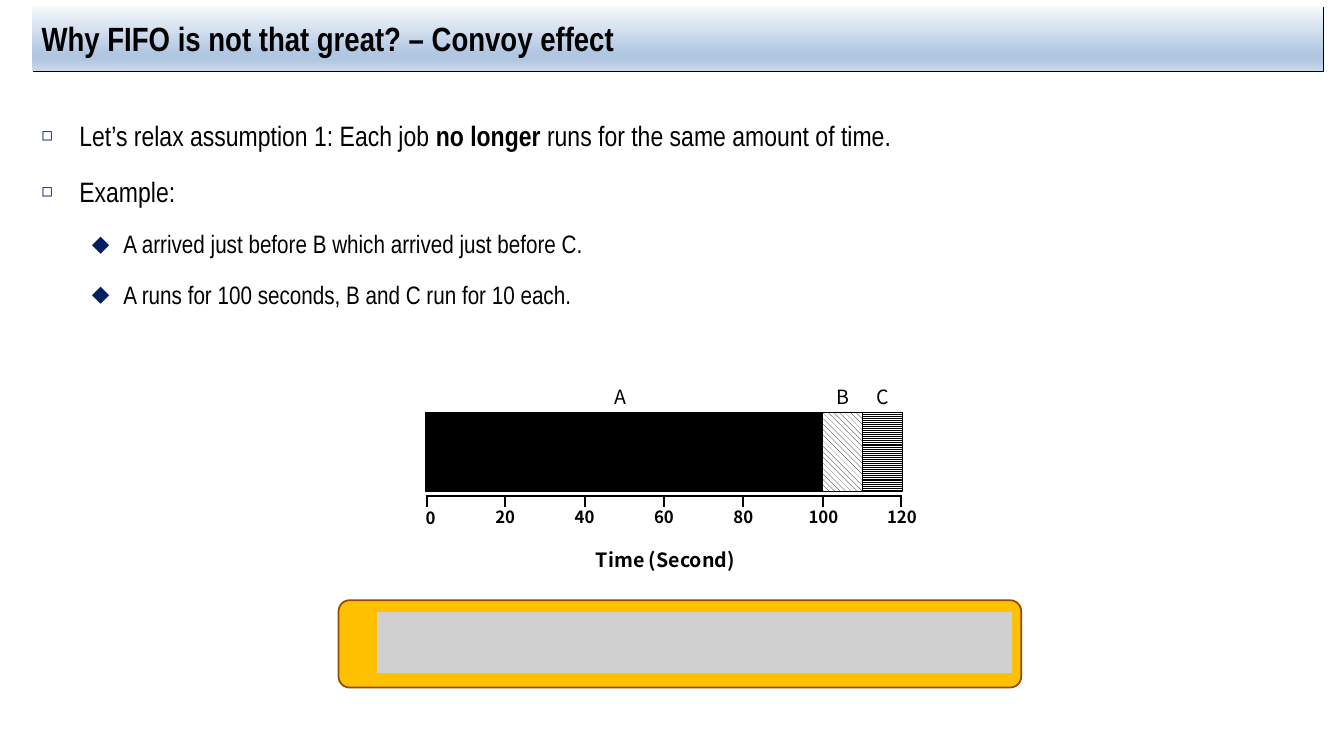
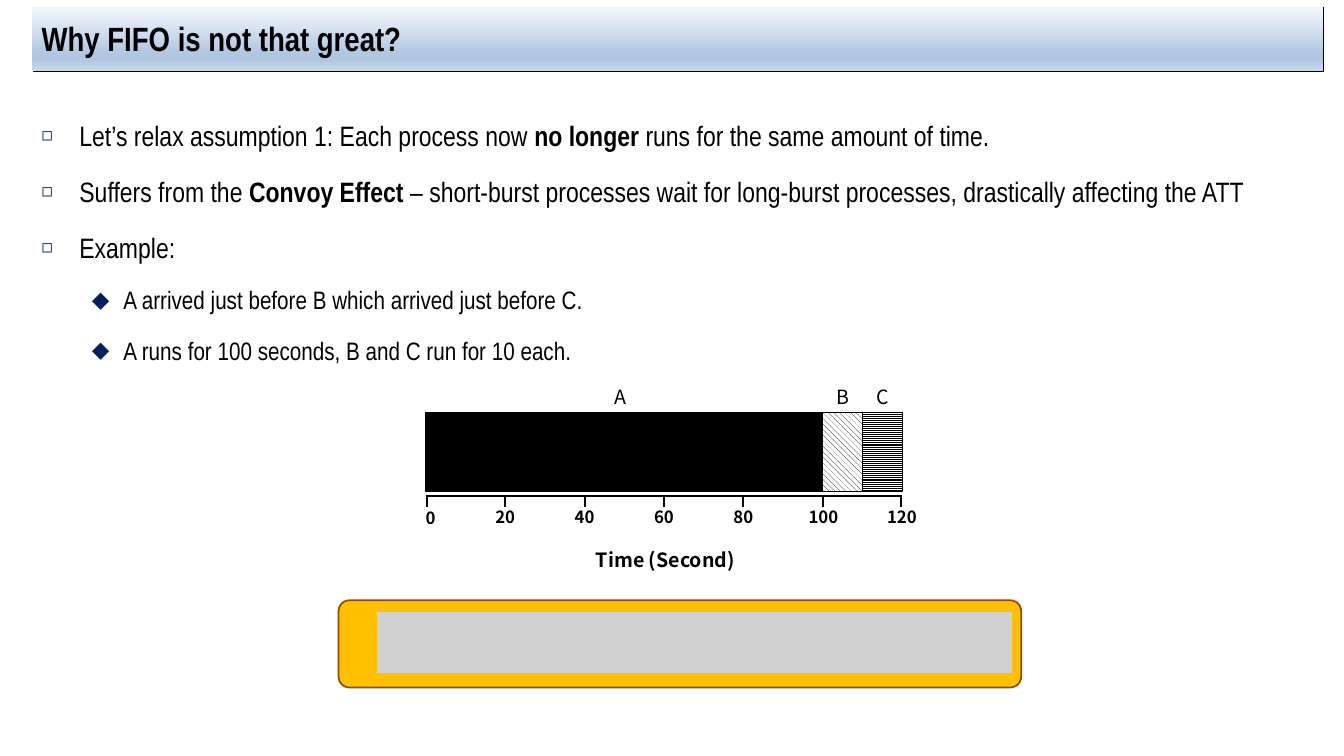
Before and after one commit to jachermocilla/extra-course-materials, a slide deck: slide 10 of cmsc125/ostep/slides/01.Virtualization/07.Scheduling_Introduction.pptx (slide 8 before the commit). Drawn at 1344x756 pixels with LibreOffice and Linux fonts; fonts in the diff are those of the drawing; grey boxes stand for pictures. Boxes give left, top, right and bottom in pixels: in the first picture for what was removed or moved away, otherwise in the second. Text is boxed around its words. In the diff, an @@ line names an element or a change of style, - is before the commit and + after.

```diff
--- a/cmsc125/ostep/slides/01.Virtualization/07.Scheduling_Introduction.pptx
+++ b/cmsc125/ostep/slides/01.Virtualization/07.Scheduling_Introduction.pptx
@@ title at (x1=42, y1=24, x2=401, y2=58): text changed @@
-Why FIFO is not that great? – Convoy effect
+Why FIFO is not that great?
@@ text at (x1=79, y1=125, x2=1244, y2=208): text changed @@
-◻ Let’s relax assumption 1: Each job no longer runs for the same amount of time.
+◻ Let’s relax assumption 1: Each process now no longer runs for the same amount of time.
+◻ Suffers from the Convoy Effect – short-burst processes wait for long-burst processes, drastically affecting the ATT
```
Also in this commit, not shown: 12 other slides changed, 3 slides added, 1 other file.
